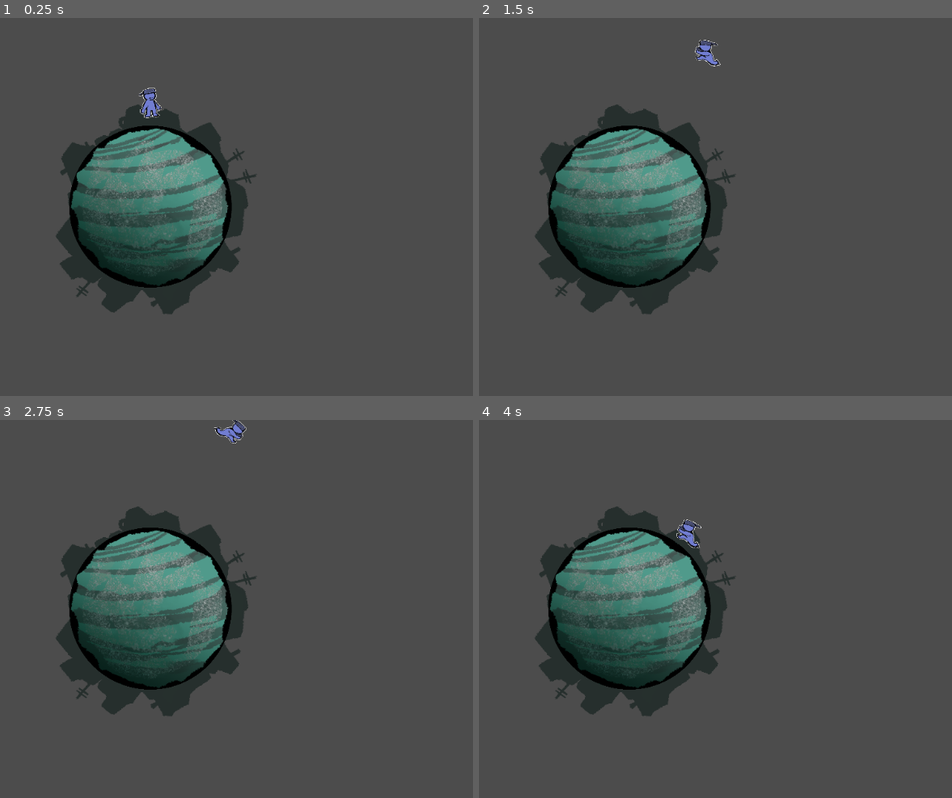
Above: before the commit, frames 1-4 (two rows, left to right).
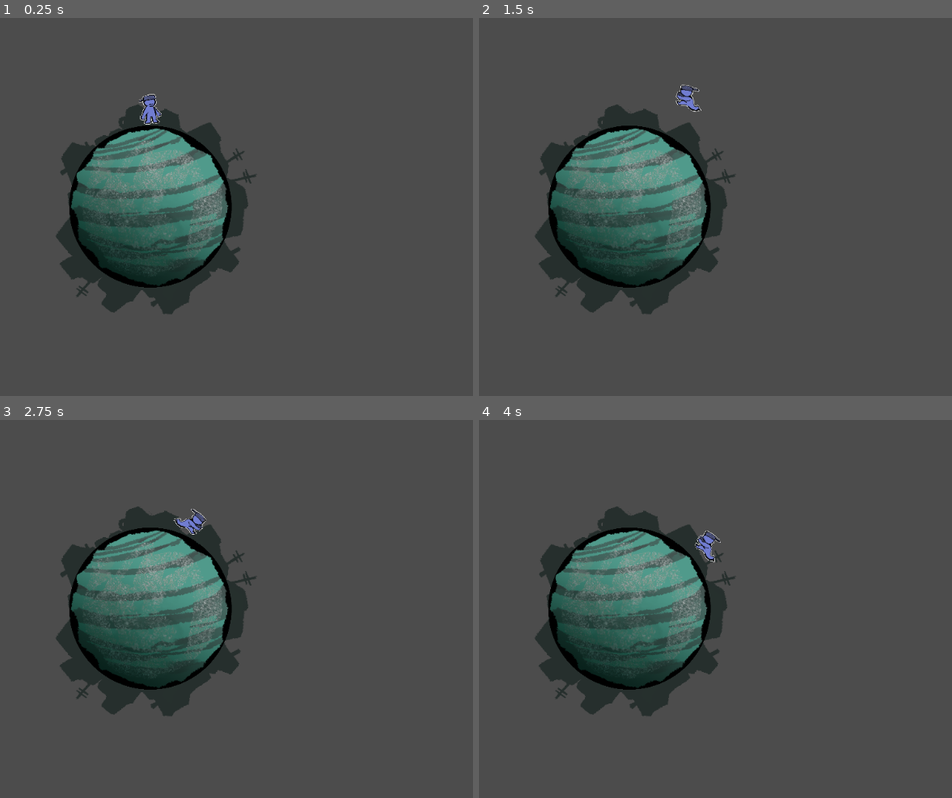
Above: after the commit, the same moments.

Repository: DanGrenade/TinyWorldJam
Game: Godot game, scene res://Scenes/GameTest.tscn
The game is run twice, just before and just after one commit, with the same random seed, the same clock (stepped at 60 frames per second) and the same inputs. The project has no main scene, so this scene is started directly.
Inputs:
- Up to frame 1 (0.25 s): no input
- Up to frame 2 (1.5 s): hold D (move_right) 0.53-1.28 s; tap Space (jump) at 0.77 s; hold Left (move_left) from 1.28 s (still down)
- Up to frame 3 (2.75 s): tap Space (jump) at 1.52 s; release Left (move_left) at 2.03 s; hold D (move_right) from 2.03 s (still down)
- Up to frame 4 (4 s): tap Space (jump) at 3.02, 3.77 s; release D (move_right) at 3.53 s; hold Left (move_left) from 3.53 s (still down)

The runs differ from the first frame. In frame 1, 0.3% of the frame differs, in the area x 29-35%, y 18-29%; in frame 2, 0.4%, in the area x 41-52%, y 5-25%; in frame 3, 0.4%; in frame 4, 0.4%.

Commit message:
issue 013 - Player will fall when steeping off platform

Diff:
--- a/Scenes/PlayerCharacter.tscn
+++ b/Scenes/PlayerCharacter.tscn
@@ -45,7 +45,6 @@
 __meta__ = {
 "_edit_group_": true
 }
-ground_raycast_path = NodePath("RayCast2D")
 
 [node name="Sprite" type="Sprite" parent="."]
 scale = Vector2( 1.7461, 1.7461 )
@@ -61,6 +60,9 @@
 scale = Vector2( 0.888889, 4.66667 )
 shape = SubResource( 1 )
 
-[node name="RayCast2D" type="RayCast2D" parent="."]
+[node name="RayCast2D_Left" type="RayCast2D" parent="."]
+position = Vector2( -150, 0 )
 enabled = true
 cast_to = Vector2( 0, 300 )
+
+[node name="RayCast2D_Right" type="RayCast2D" parent="."]
--- a/Scripts/BasicTrash.gd
+++ b/Scripts/BasicTrash.gd
@@ -26,10 +26,10 @@
 		#If the below triggers, we've hit the player. Bounce off of them!
 		if collision_data:
 			if collision_data.collider.has_method("hit"):
+				collision_data.collider.hit()
 				current_state = state_floating
 				velocity = velocity.bounce(collision_data.normal)
 				move_and_collide(collision_data.remainder.bounce(collision_data.normal))
-				collision_data.collider.hit()
 				pass
 			pass
 		else:
--- a/Scripts/PlayerCharacter.gd
+++ b/Scripts/PlayerCharacter.gd
@@ -9,10 +9,8 @@
 
 export var gravity_body_path = NodePath()
 var gravity_body
-export var ground_raycast_path = NodePath()
-var ground_raycast
 var grounded = false
-export var gravity = 9.8
+export var gravity = 30
 export var jumpVelocity = 900
 
 var xInput
@@ -22,7 +20,6 @@
 
 func _ready():
 	gravity_body = get_node(gravity_body_path)
-	ground_raycast = get_node(ground_raycast_path)
 
 	game_initialize()
 	pass
@@ -94,7 +91,7 @@
 
 	if not grounded:
 		# If we landed on an object, we're grounded.
-		if velocity.y < 0 and ground_raycast.is_colliding():
+		if velocity.y < 0 and ($RayCast2D_Left.is_colliding() or $RayCast2D_Right.is_colliding()):
 			grounded = true
 			velocity.y = 0
 			pass
@@ -102,6 +99,12 @@
 		else:
 			velocity.y -= gravity
 			pass
+	else:
+		if !$RayCast2D_Left.is_colliding() and !$RayCast2D_Right.is_colliding():
+			grounded = false
+			pass
+		pass
+
 
 	gravity_based_velocity = velocity.rotated((position - gravity_body.position).angle() - (PI/2))
 
